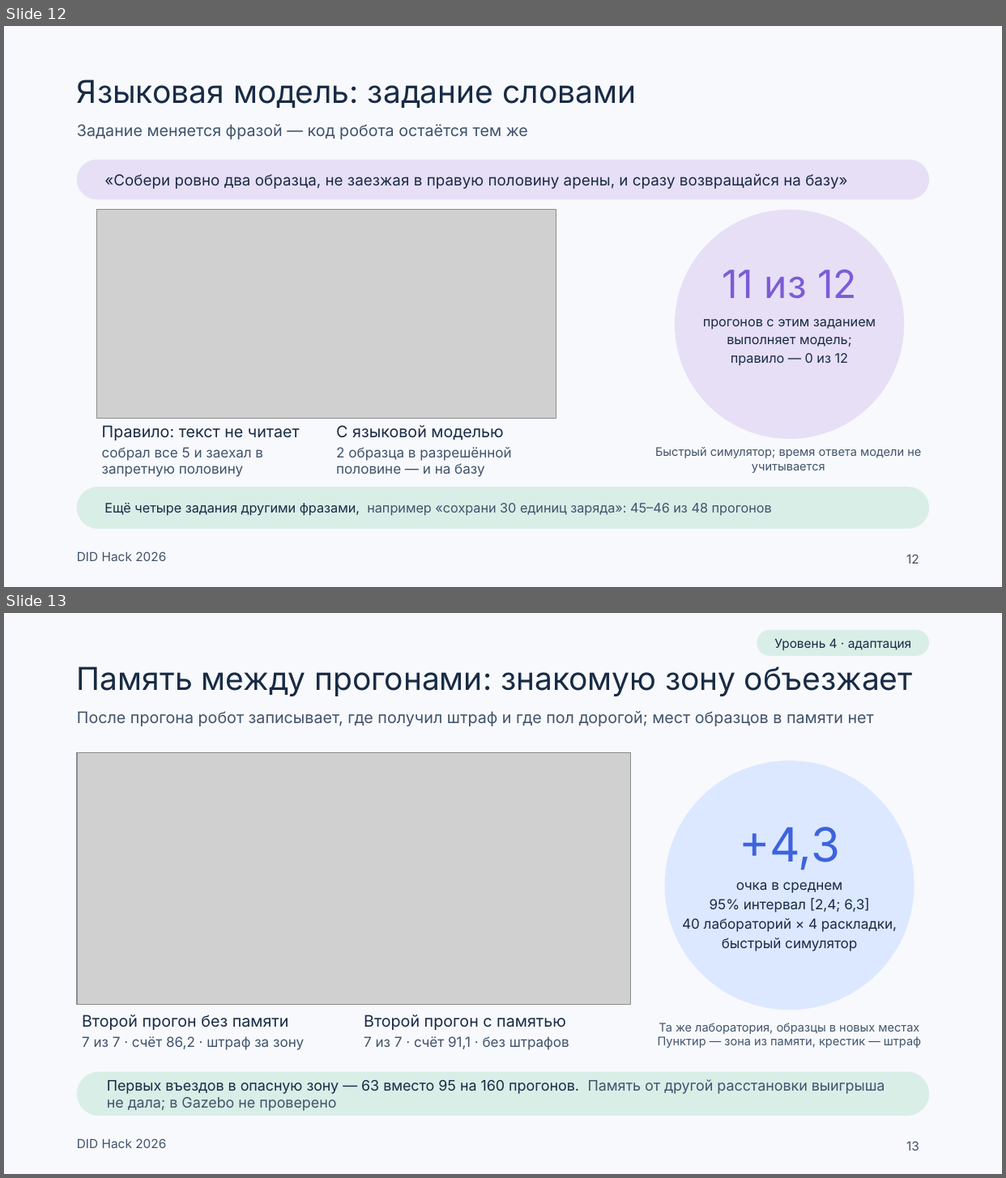
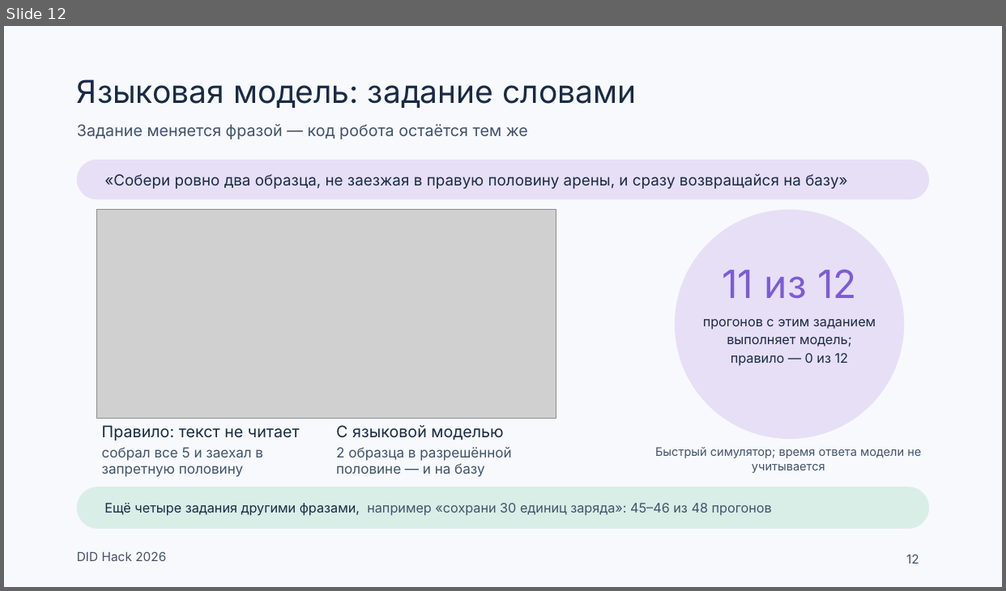
Before and after one commit to Mput13/did-hack, a slide deck: presentation/team/DID_final.pptx. Shown one above the other, each under a label of ours: slides 12 and 13 before the commit, slide 12 after it. The pictures are 1006x1178 and 1006x591 pixels, drawn with LibreOffice and Linux fonts; fonts in the diff are those of the drawing; grey boxes stand for pictures. Boxes give left, top, right and bottom in pixels: in the first picture for what was removed or moved away, otherwise in the second. Text is boxed around its words. In the diff, an @@ line names an element or a change of style, - is before the commit and + after.

```diff
--- a/presentation/team/DID_final.pptx
+++ b/presentation/team/DID_final.pptx
@@ slide 13 removed at <box>4,613,1002,1174</box>, background #F8F9FC; not listed: 1 template element that a slide beside it also shows @@
@@ rounded rectangle removed at <box>756,630,929,656</box> @@
-Уровень 4 · адаптация
@@ title removed at <box>77,666,913,696</box> @@
-Память между прогонами: знакомую зону объезжает
@@ text removed at <box>77,711,874,726</box> @@
-После прогона робот записывает, где получил штраф и где пол дорогой; мест образцов в памяти нет
@@ picture removed at <box>77,752,631,1004</box> @@
@@ ellipse removed at <box>665,760,914,1010</box> @@
@@ text removed at <box>739,827,840,870</box> @@
-+4,3
@@ text removed at <box>682,882,897,952</box> @@
-очка в среднем
-95% интервал [2,4; 6,3]
-40 лабораторий × 4 раскладки,
-быстрый симулятор
@@ text removed at <box>82,1015,304,1050</box> @@
-Второй прогон без памяти
-7 из 7 · счёт 86,2 · штраф за зону
@@ text removed at <box>364,1015,569,1050</box> @@
-Второй прогон с памятью
-7 из 7 · счёт 91,1 · без штрафов
@@ text removed at <box>658,1023,921,1048</box> @@
-Та же лаборатория, образцы в новых местах
-Пунктир — зона из памяти, крестик — штраф
@@ rounded rectangle removed at <box>77,1072,929,1116</box> @@
@@ text removed at <box>107,1080,885,1111</box> @@
-Первых въездов в опасную зону — 63 вместо 95 на 160 прогонов. Память от другой расстановки выигрыша не дала; в Gazebo не проверено
@@ page number removed at <box>906,1141,919,1151</box> @@
-13
```
Also in this commit, not shown: 1 slide changed, 1 slide added, 10 other files.
